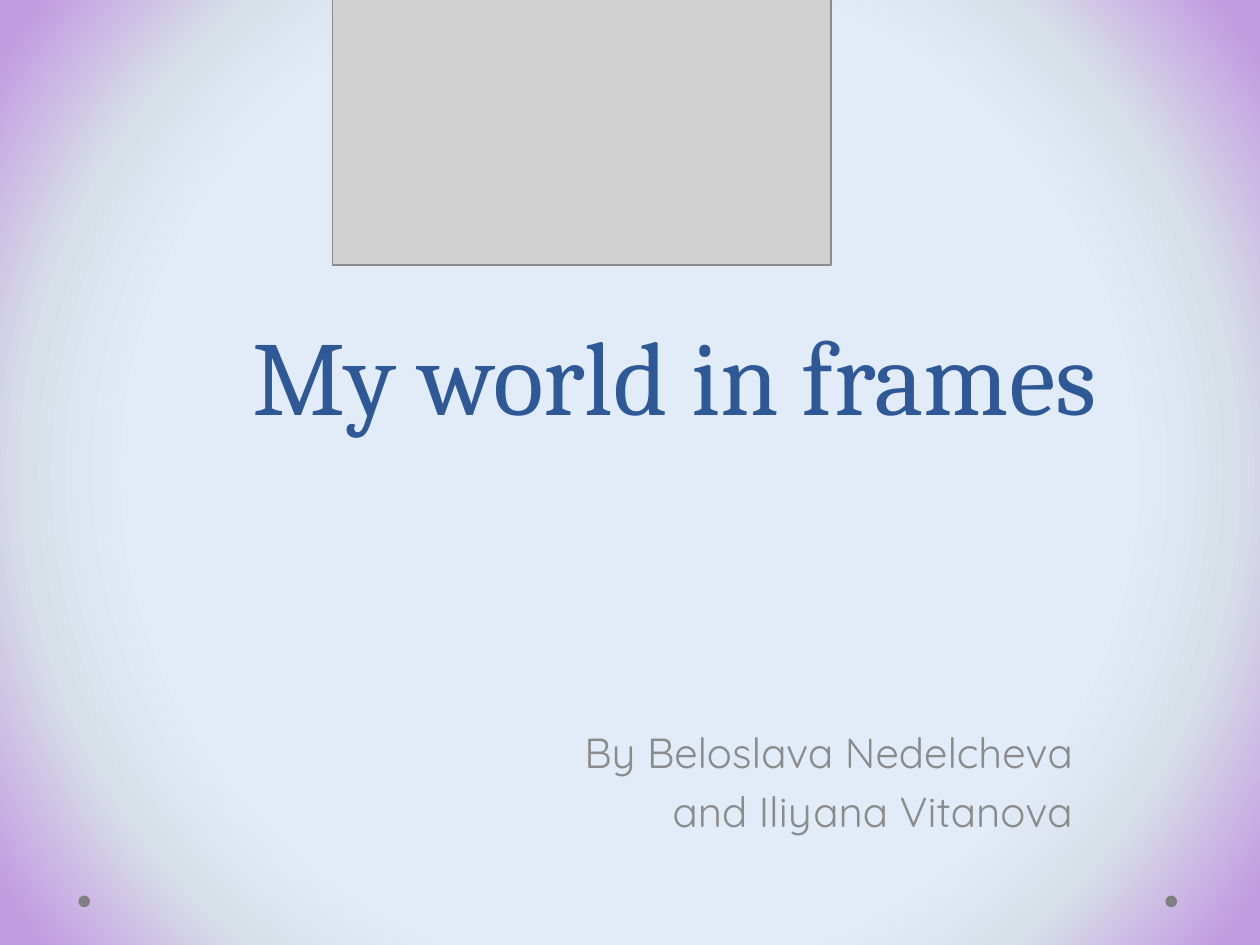
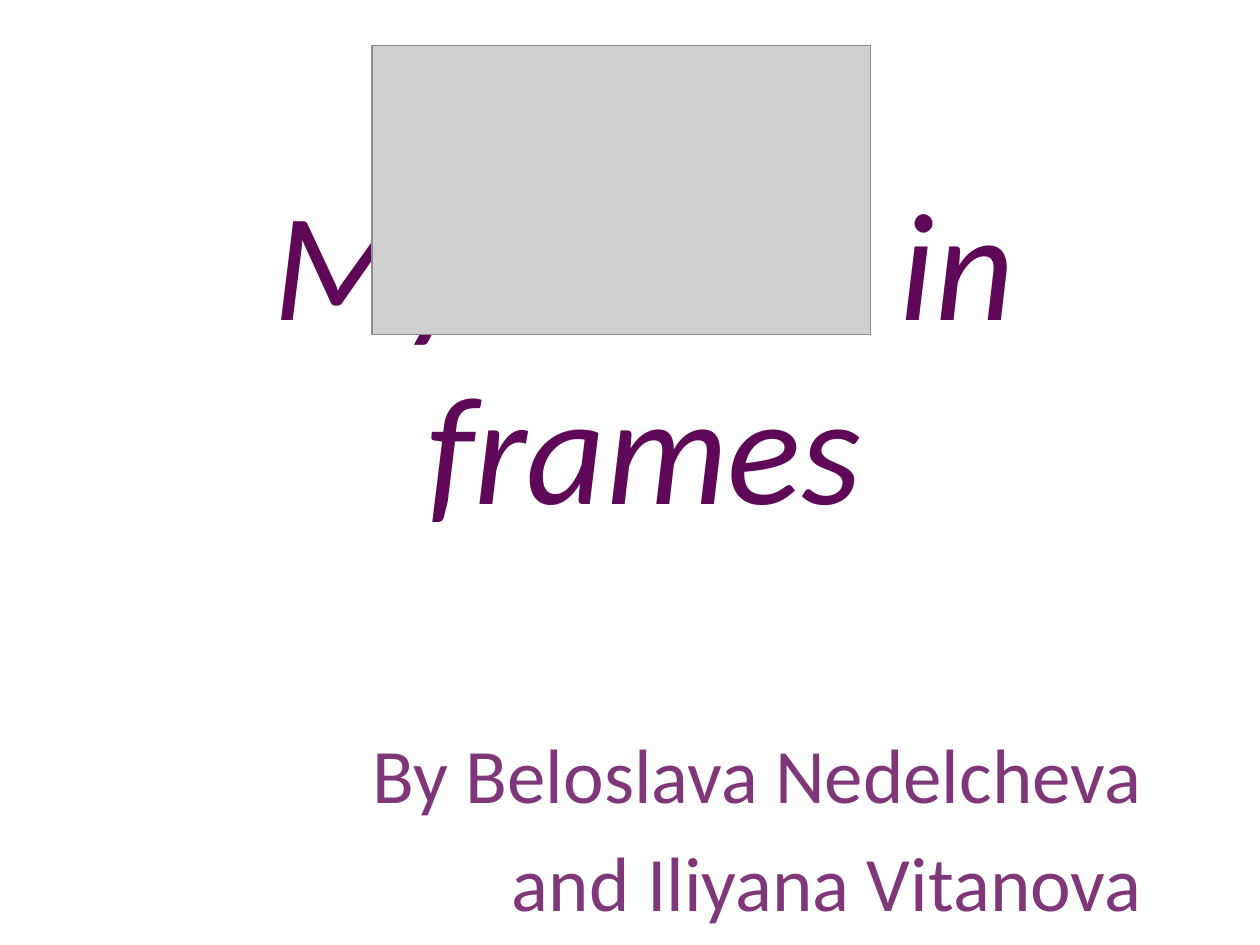
Before and after one commit to beloslava/WIFRepo, a slide deck: slide 1 of Presentation.pptx. Drawn at 1260x945 pixels with LibreOffice and Linux fonts; fonts in the diff are those of the drawing; grey boxes stand for pictures; background and template pictures are left out. Boxes give left, top, right and bottom in pixels: in the first picture for what was removed or moved away, otherwise in the second. Text is boxed around its words. In the diff, an @@ line names an element or a change of style, - is before the commit and + after.

```diff
--- a/Presentation.pptx
+++ b/Presentation.pptx
@@ background gradient #E3EDF9 to #D8E0EB to #C39BE1 to picture (left out) @@
@@ picture: place and size @@
-picture at (333,0,832,265)
+picture at (372,45,871,334)
@@ title "My world in frames": place and size @@
-title "My world in frames" at (252,340,1097,438)
+title "My world in frames" at (274,191,1014,522)
@@ title "My world in frames" at (274,191,1014,522): size 60 to 88 pt, font Cambria to Calibri, text colour #2F5897 to #5E0857, italic on @@
@@ subtitle "By Beloslava Nedelcheva": place and size @@
-subtitle "By Beloslava Nedelcheva" at (584,737,1073,836)
+subtitle "By Beloslava Nedelcheva" at (372,749,1141,924)
@@ subtitle "By Beloslava Nedelcheva" at (372,749,1141,924): size 24 to 44 pt, font Quicksand to Calibri, text colour #8C8C8C to #7F3779; more space between paragraphs @@
@@ ellipse removed at (78,896,89,907) @@
@@ ellipse removed at (1166,896,1177,907) @@
```
Also in this commit, not shown: 6 other slides changed.
